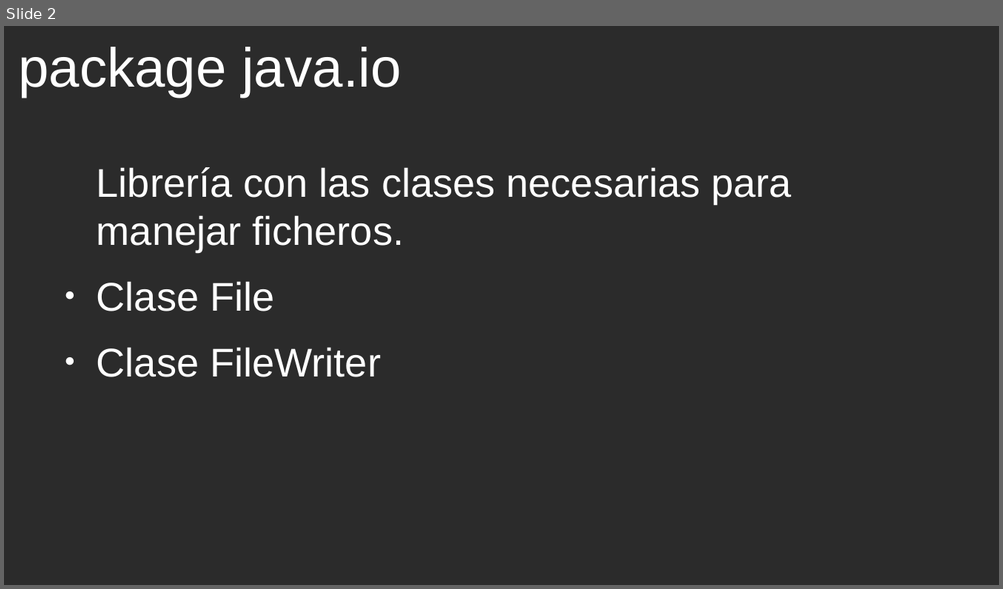
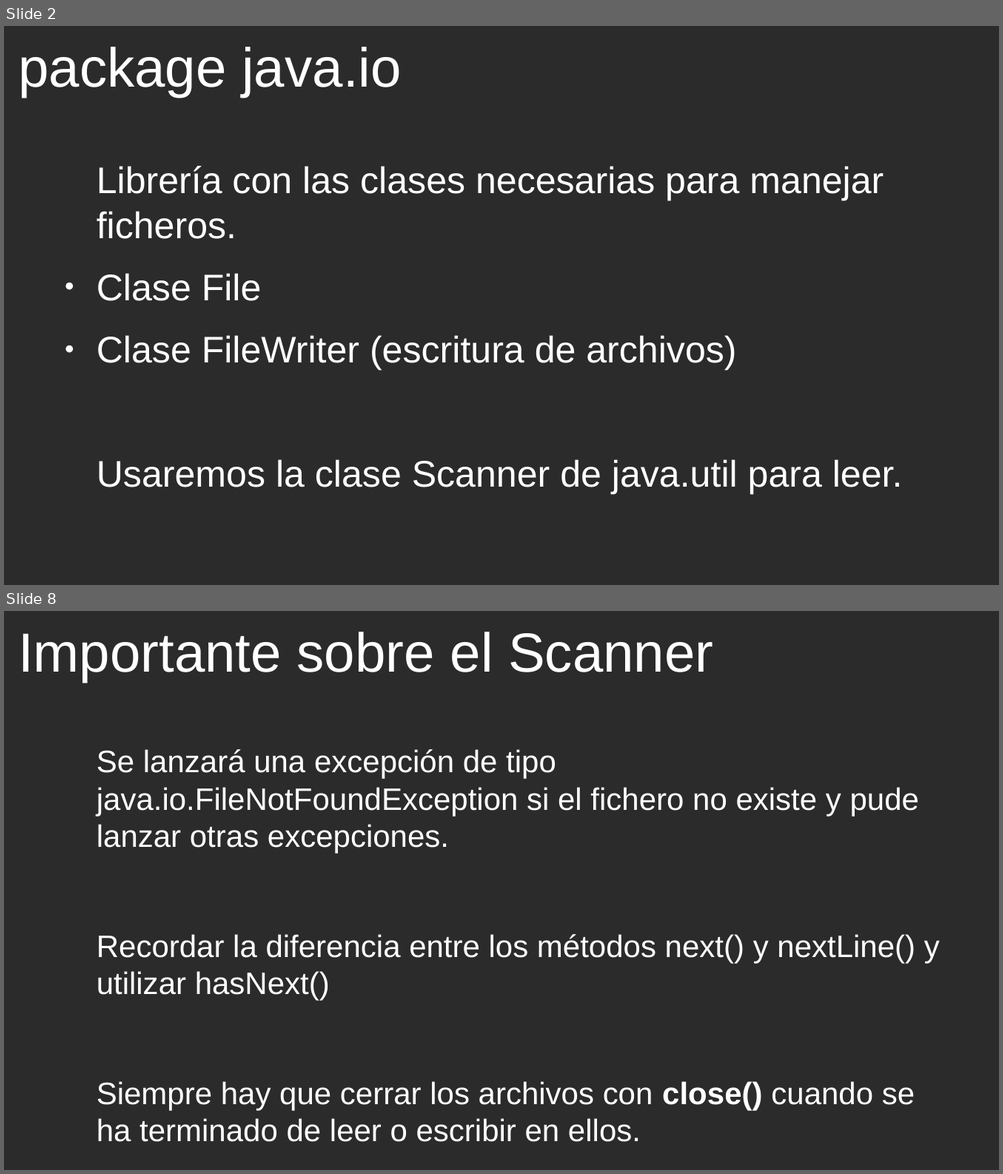
Before and after one commit to cmorenoruiz/ApuntesProgramacion, a slide deck: Unidad 11 Ficheros/Clase FileWriter Presentación para clase.odp. Shown one above the other, each under a label of ours: slide 2 before the commit, slides 2 and 8 after it; the slides between them are not shown. The pictures are 1003x589 and 1003x1174 pixels, drawn with LibreOffice and Linux fonts; fonts in the diff are those of the drawing; background and template pictures are left out; a plain dark background stands for a picture behind light text. Boxes give left, top, right and bottom in pixels: in the first picture for what was removed or moved away, otherwise in the second. Text is boxed around its words. In the diff, an @@ line names an element or a change of style, - is before the commit and + after.

Commit message:
Presentación con las diapositivas sobre métodos write y close

```diff
--- a/Unidad 11 Ficheros/Clase FileWriter Presentación para clase.odp
+++ b/Unidad 11 Ficheros/Clase FileWriter Presentación para clase.odp
@@ slide 8 added at [4, 611, 999, 1170], background picture (left out) @@
@@ title added at [18, 632, 713, 682], 44 pt, text #FFFFFF @@
+Importante sobre el Scanner
@@ text added at [96, 749, 939, 1142], 24.8 pt, text #FFFFFF @@
+Se lanzará una excepción de tipo java.io.FileNotFoundException si el fichero no existe y pude lanzar otras excepciones.
+Recordar la diferencia entre los métodos next() y nextLine() y utilizar hasNext()
+Siempre hay que cerrar los archivos con close() cuando se ha terminado de leer o escribir en ellos.
@@ slide 2 changed as well @@
@@ text at [96, 166, 883, 301]: size 32 to 29.6 pt in "Librería con las clases necesarias para manejar ...", "Clase File" @@
@@ text at [96, 335, 902, 494]: text changed; size 32 to 29.6 pt @@
-● Clase FileWriter
+● Clase FileWriter (escritura de archivos)
+Usaremos la clase Scanner de java.util para leer.
```
Also in this commit, not shown: 3 other slides changed, 7 other slides added, 2 slides removed.
